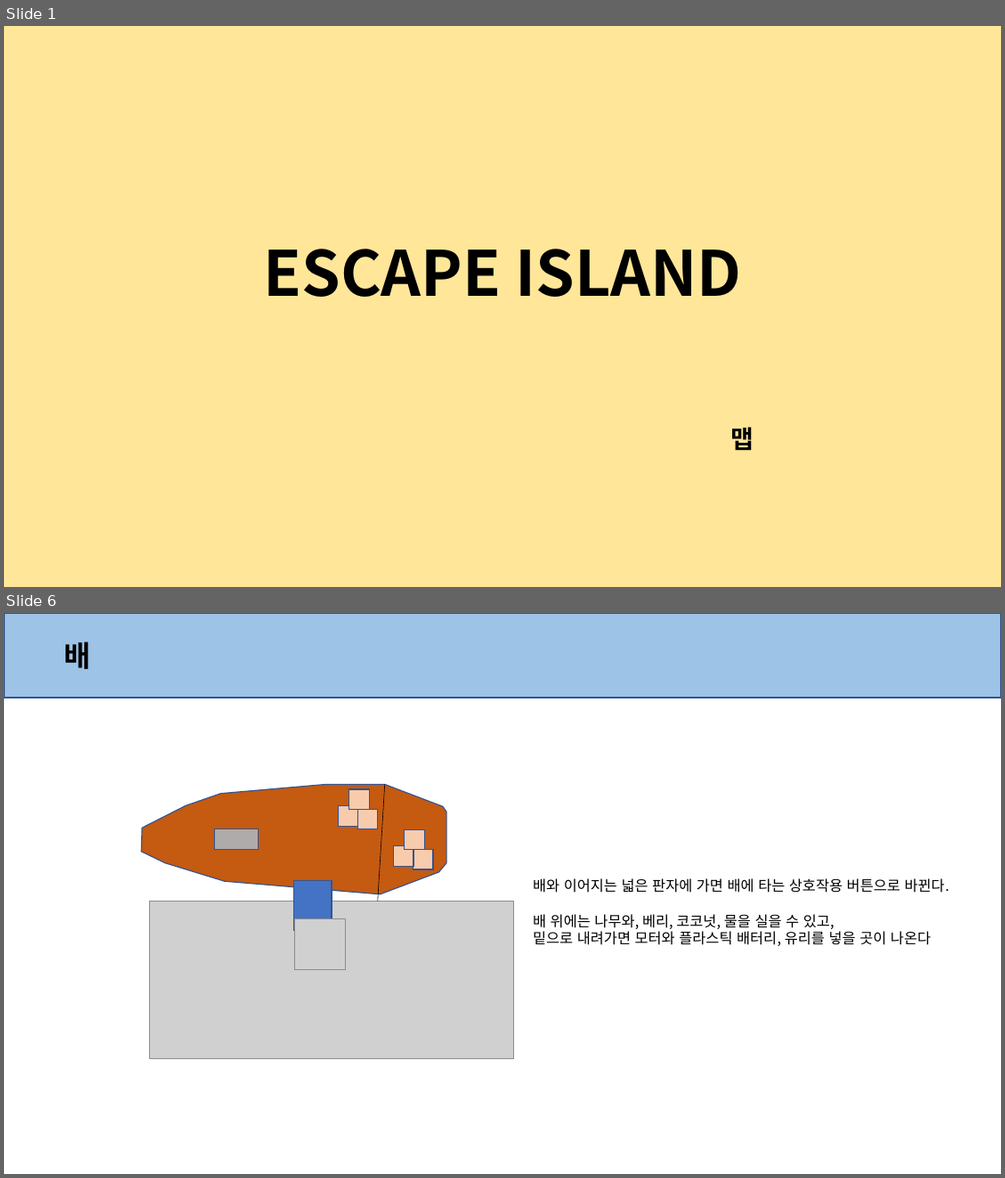
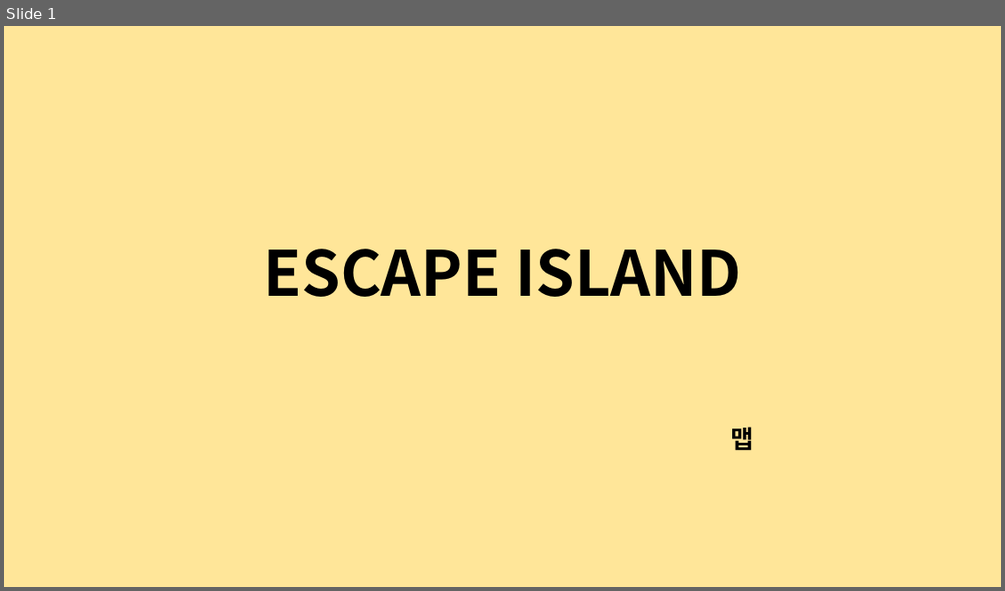
Before and after one commit to anglik0370/EscapeIsland, a slide deck: _Prototype/Document/Map/맵.pptx. Shown one above the other, each under a label of ours: slides 1 and 6 before the commit, slide 1 after it; the slides between them are not shown. The pictures are 1005x1178 and 1005x591 pixels, drawn with LibreOffice and Linux fonts; fonts in the diff are those of the drawing; grey boxes stand for pictures. Boxes give left, top, right and bottom in pixels: in the first picture for what was removed or moved away, otherwise in the second. Text is boxed around its words. In the diff, an @@ line names an element or a change of style, - is before the commit and + after.

Commit message:
뺄건 빼고 넣을건 넣자

```diff
--- a/_Prototype/Document/Map/맵.pptx
+++ b/_Prototype/Document/Map/맵.pptx
@@ slide 6 removed at (4,613,1001,1174), background #FFFFFF @@
@@ rectangle removed at (4,613,1001,696) @@
@@ rectangle removed at (4,613,1001,698) @@
@@ text removed at (65,641,91,669) @@
-배
@@ freeform shape removed at (142,784,446,894) @@
@@ rectangle removed at (348,789,369,810) @@
@@ line removed from (385, 784) to (378, 900) @@
@@ rectangle removed at (339,806,358,826) @@
@@ rectangle removed at (357,809,378,829) @@
@@ rectangle removed at (214,829,258,850) @@
@@ rectangle removed at (394,846,413,867) @@
@@ rectangle removed at (404,830,425,850) @@
@@ rectangle removed at (413,850,433,869) @@
@@ text removed at (533,878,949,946) @@
-배와 이어지는 넓은 판자에 가면 배에 타는 상호작용 버튼으로 바뀐다.
-배 위에는 나무와, 베리, 코코넛, 물을 실을 수 있고,
-밑으로 내려가면 모터와 플라스틱 배터리, 유리를 넣을 곳이 나온다
@@ picture removed at (149,900,514,1059) @@
@@ rectangle removed at (294,881,332,930) @@
@@ picture removed at (295,919,346,970) @@
```
Also in this commit, not shown: 4 slides changed, 4 other slides removed, 9 other files.
